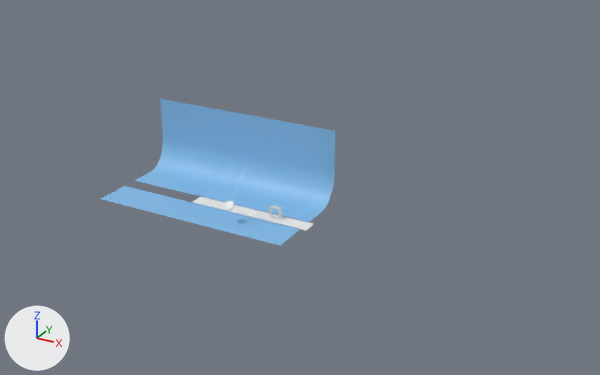
One commit to the Blender file ODDLY DEF.blend: the scene before it, then after it.
One viewpoint serves both versions: a 50 mm lens placed at (56.1, -94.5, 53.1), pointed at (3.3, 1.6, 5.1). Arrows for +X, +Y and +Z are at lower left; the lights stay in place. The picture after the commit comes second.

The older version as bpy lines, for what is in view:
```python
me_plane = bpy.data.meshes.new('Plane')
me_plane.from_pydata(...)  # 10313 vertices, 9849 faces; spans x -14.1..9.8, y -1.0..1.0, z 0.0
me_plane.polygons.foreach_set('use_smooth', [True] * 9849)
me_plane.materials.append(mat_passerella)
me_plane_001 = bpy.data.meshes.new('Plane.001')
me_plane_001.from_pydata(...)  # 4 vertices, 1 face; spans x -0.153..0.847, y 0.241..0.387, z 0.05
me_plane_001.polygons.foreach_set('use_smooth', [True] * 1)
me_plane_001.materials.append(mat_piano)
me_plane_006 = bpy.data.meshes.new('Plane.006')
me_plane_006.from_pydata(...)  # 42 vertices, 12 faces, 10 loose edges; spans x -0.9..1.14, y -0.05..0.16, z -0.32..0.05
me_plane_006.polygons.foreach_set('use_smooth', [True] * 12)
me_plane_006.materials.append(mat_piano)
ob_passerella = bpy.data.objects.new('passerella', me_plane)
ob_passerella.location = (-2.3, -0.1, 0.0)
ob_passerella.scale = (0.834, 1.26, 1.26)
ob_piano_orizzontale_frontale = bpy.data.objects.new('piano orizzontale frontale', me_plane_001)
ob_piano_orizzontale_frontale.location = (0.1, 8.3, 2.5)
ob_piano_orizzontale_frontale.scale = (-32.1, -39.7, -48.6)
ob_piano_retro = bpy.data.objects.new('piano retro', me_plane_006)
ob_piano_retro.location = (9.5, 7.4, 2.3)
ob_piano_retro.scale = (-32.1, -39.7, -48.6)
```
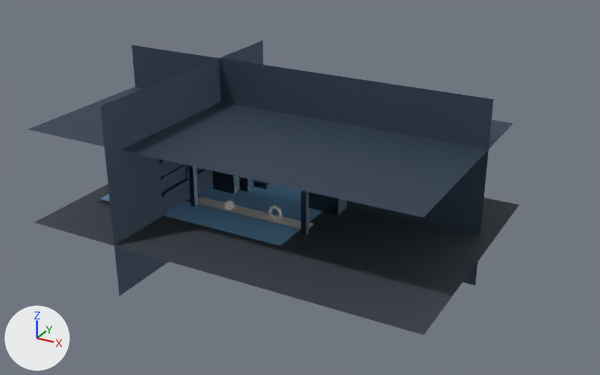
Diff of the bpy script that builds the scene:
```diff
--- a/ODDLY DEF.blend.py
+++ b/ODDLY DEF.blend.py
@@ mat_ind_wall @@
+mat_ind_wall = bpy.data.materials.new('Ind_Wall')
+# nodes: BsdfPrincipled, Bump, Mapping, MixRGB, OutputMaterial, TexCoord, TexNoise, TexWave, ValToRGB
+# colours: dark blue #455569, grey #bcbcbc, light grey #dadada
@@ mat_ind_floor @@
+mat_ind_floor = bpy.data.materials.new('Ind_Floor')
+# nodes: BsdfPrincipled, Bump, Mapping, MixRGB, OutputMaterial, TexCoord, TexNoise, TexWave, ValToRGB
+# colours: greyish blue #505961, light grey #dadada, white #f3f3f3
@@ me_ind_ceiling @@
+me_ind_ceiling.from_pydata([(-1.0, -1.0, 0.0), (1.0, -1.0, 0.0), (-1.0, 1.0, 0.0), (1.0, 1.0, 0.0)], [], [(0, 1, 3, 2)])
+me_ind_ceiling.materials.append(mat_ind_wall)
@@ me_ind_floor_main @@
+me_ind_floor_main.from_pydata([(-1.0, -1.0, 0.0), (1.0, -1.0, 0.0), (-1.0, 1.0, 0.0), (1.0, 1.0, 0.0)], [], [(0, 1, 3, 2)])
+me_ind_floor_main.materials.append(mat_ind_floor)
@@ ob_ind_machine_3 @@
+ob_ind_machine_3 = bpy.data.objects.new('Ind_Machine_3', me_ind_machine_3)  # a box spanning x -1.0..1.0, y -1.0..1.0, z -1.0..1.0; in mat_ind_beam (dark blue #384b59)
+ob_ind_machine_3.location = (-7.0, 8.0, 0.5)
+ob_ind_machine_3.scale = (1.2, 0.8, 1.0)
@@ ob_ind_machine_2 @@
+ob_ind_machine_2 = bpy.data.objects.new('Ind_Machine_2', me_ind_machine_3.copy())
+ob_ind_machine_2.location = (5.0, 7.0, 1.0)
+ob_ind_machine_2.scale = (2.5, 1.5, 2.0)
@@ ob_ind_machine_1 @@
+ob_ind_machine_1 = bpy.data.objects.new('Ind_Machine_1', me_ind_machine_3.copy())
+ob_ind_machine_1.location = (-10.0, 7.0, 0.8)
+ob_ind_machine_1.scale = (1.5, 1.0, 1.6)
@@ ob_ind_machine_0 @@
+ob_ind_machine_0 = bpy.data.objects.new('Ind_Machine_0', me_ind_machine_3.copy())
+ob_ind_machine_0.location = (-12.0, 6.0, 1.5)
+ob_ind_machine_0.scale = (2.0, 1.5, 3.0)
@@ ob_pipe_l3 @@
+ob_pipe_l3 = bpy.data.objects.new('Pipe_L3', me_pipe_l3)  # 40 vertices, 22 faces; spans x -0.3..0.3, y -0.3..0.3, z -11.0..11.0; in mat_ind_pipe (blue #3f6181)
+ob_pipe_l3.location = (-14.0, 3.0, 9.0)
+ob_pipe_l3.rotation_euler = (1.571, 0.0, 0.0)  # degrees (90, 0, 0)
@@ ob_pipe_l2 @@
+ob_pipe_l2 = bpy.data.objects.new('Pipe_L2', me_pipe_l2)  # 40 vertices, 22 faces; spans x -0.2..0.2, y -0.2..0.2, z -11.0..11.0; in mat_ind_pipe (blue #3f6181)
+ob_pipe_l2.location = (-14.0, 3.0, 6.5)
+ob_pipe_l2.rotation_euler = (1.571, 0.0, 0.0)  # degrees (90, 0, 0)
@@ ob_pipe_l1 @@
+ob_pipe_l1 = bpy.data.objects.new('Pipe_L1', me_pipe_l1_001)  # 40 vertices, 22 faces; spans x -0.4..0.4, y -0.4..0.4, z -11.0..11.0; in mat_ind_pipe (blue #3f6181)
+ob_pipe_l1.location = (-14.0, 3.0, 4.0)
+ob_pipe_l1.rotation_euler = (1.571, 0.0, 0.0)  # degrees (90, 0, 0)
@@ ob_ind_column_3 @@
+ob_ind_column_3 = bpy.data.objects.new('Ind_Column_3', me_ind_machine_3.copy())
+ob_ind_column_3.location = (6.0, -2.0, 6.0)
+ob_ind_column_3.scale = (0.4, 0.4, 6.0)
@@ ob_ind_column_1 @@
+ob_ind_column_1 = bpy.data.objects.new('Ind_Column_1', me_ind_machine_3.copy())
+ob_ind_column_1.location = (-13.0, -2.0, 6.0)
+ob_ind_column_1.scale = (0.4, 0.4, 6.0)
@@ ob_ind_ceiling @@
+ob_ind_ceiling = bpy.data.objects.new('Ind_Ceiling', me_ind_ceiling)
+ob_ind_ceiling.location = (-2.0, 3.0, 13.0)
+ob_ind_ceiling.scale = (30.0, 18.0, 1.0)
@@ ob_ind_leftwall @@
+ob_ind_leftwall = bpy.data.objects.new('Ind_LeftWall', me_ind_ceiling.copy())
+ob_ind_leftwall.location = (-15.0, 2.0, 6.0)
+ob_ind_leftwall.rotation_euler = (1.571, 0.0, 1.571)  # degrees (90, 0, 90)
+ob_ind_leftwall.scale = (20.0, 14.0, 1.0)
@@ ob_ind_backwall @@
+ob_ind_backwall = bpy.data.objects.new('Ind_BackWall', me_ind_ceiling.copy())
+ob_ind_backwall.location = (-2.0, 9.0, 6.0)
+ob_ind_backwall.rotation_euler = (1.571, 0.0, 0.0)  # degrees (90, 0, 0)
+ob_ind_backwall.scale = (30.0, 14.0, 1.0)
@@ ob_ind_floor_main @@
+ob_ind_floor_main = bpy.data.objects.new('Ind_Floor_Main', me_ind_floor_main)
+ob_ind_floor_main.location = (0.0, 2.0, 0.0)
+ob_ind_floor_main.scale = (30.0, 20.0, 1.0)
```

Changed parts and their boxes (x1, y1, x2, y2) in the pictures (600 x 375 px):
'Ind_Floor_Main', added
    after: (34, 184, 519, 335)
'Ind_Ceiling', added (blue)
    after: (27, 87, 513, 218)
'Ind_BackWall', added (blue)
    after: (132, 45, 494, 285)
'Ind_LeftWall', added (blue)
    after: (100, 40, 263, 296)
'Ind_Machine_2', added (dark blue)
    after: (309, 192, 347, 215)
'Ind_Machine_0', added (dark blue)
    after: (212, 171, 240, 194)
'Ind_Column_3', added
    after: (301, 190, 309, 235)
'Ind_Column_1', added
    after: (188, 165, 198, 207)
'Pipe_L1', added
    after: (161, 169, 208, 197)
'Ind_Machine_1', added (mostly hidden)
    after: (239, 177, 254, 192)
'Ind_Machine_3', added (mostly hidden)
    after: (253, 180, 269, 189)
'Pipe_L2', added
    after: (161, 164, 188, 180)
'Pipe_L3', added
    after: (159, 160, 167, 164)
'piano retro', unchanged, covered by the edit
    before: (134, 99, 335, 222)
    after: (198, 180, 322, 222)
